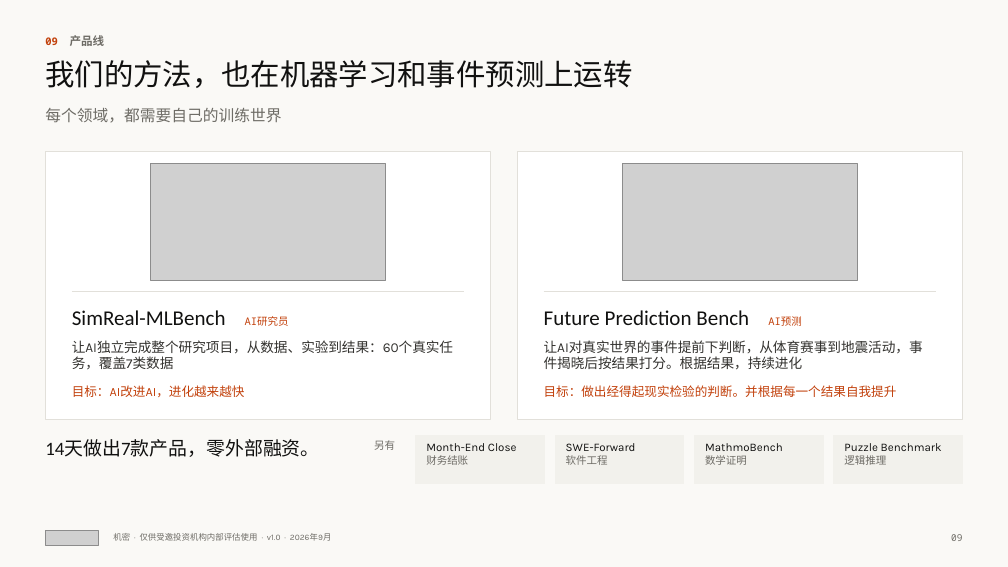
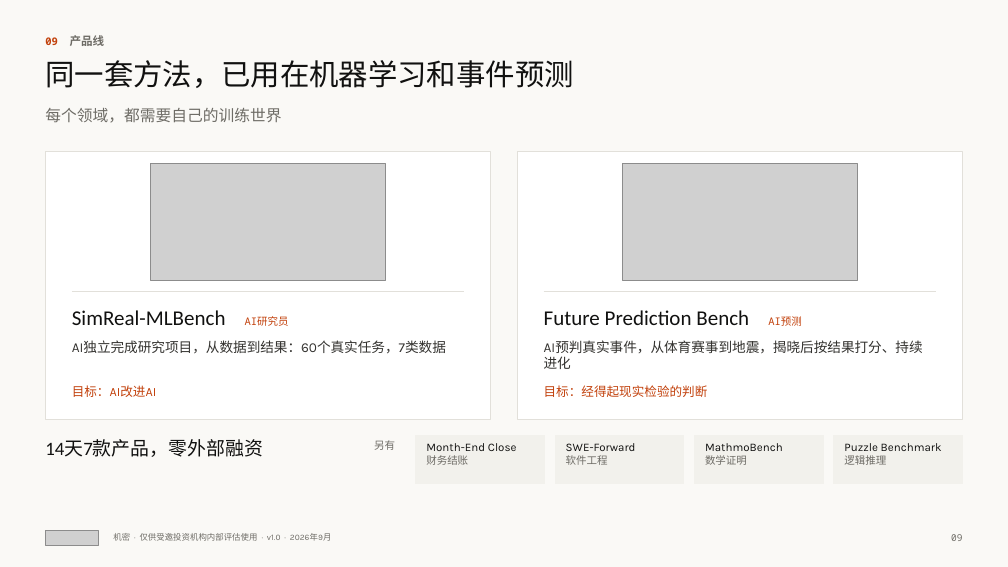
Before and after one commit to wangchen0802/Delta1, a slide deck: slide 9 of SimReal-BP-v17.pptx. Drawn at 1008x567 pixels with LibreOffice and Linux fonts; fonts in the diff are those of the drawing; grey boxes stand for pictures. Boxes give left, top, right and bottom in pixels: in the first picture for what was removed or moved away, otherwise in the second. Text is boxed around its words. In the diff, an @@ line names an element or a change of style, - is before the commit and + after.

```diff
--- a/SimReal-BP-v17.pptx
+++ b/SimReal-BP-v17.pptx
@@ text at [45,60,573,88]: text changed @@
-我们的方法，也在机器学习和事件预测上运转
+同一套方法，已用在机器学习和事件预测
@@ text at [72,340,446,354]: text changed @@
-让AI独立完成整个研究项目，从数据、实验到结果：60个真实任务，覆盖7类数据
+AI独立完成研究项目，从数据到结果：60个真实任务，7类数据
@@ text at [544,340,923,369]: text changed @@
-让AI对真实世界的事件提前下判断，从体育赛事到地震活动，事件揭晓后按结果打分。根据结果，持续进化
+AI预判真实事件，从体育赛事到地震，揭晓后按结果打分、持续进化
@@ text at [72,385,157,397]: text changed @@
-目标：AI改进AI，进化越来越快
+目标：AI改进AI
@@ text at [544,385,708,397]: text changed @@
-目标：做出经得起现实检验的判断。并根据每一个结果自我提升
+目标：经得起现实检验的判断
@@ text at [45,440,263,457]: text changed @@
-14天做出7款产品，零外部融资。
+14天7款产品，零外部融资
```
Also in this commit, not shown: 17 other slides changed, 2 other files.
